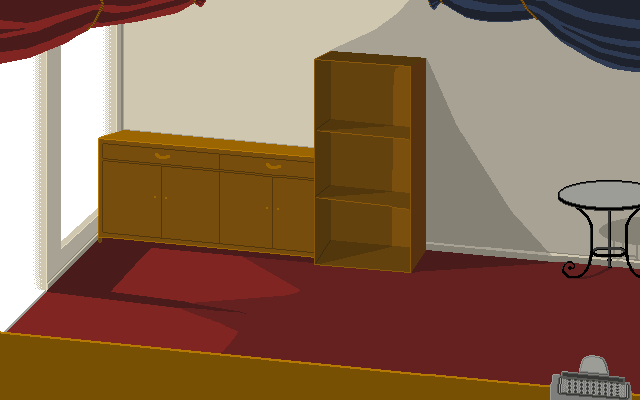
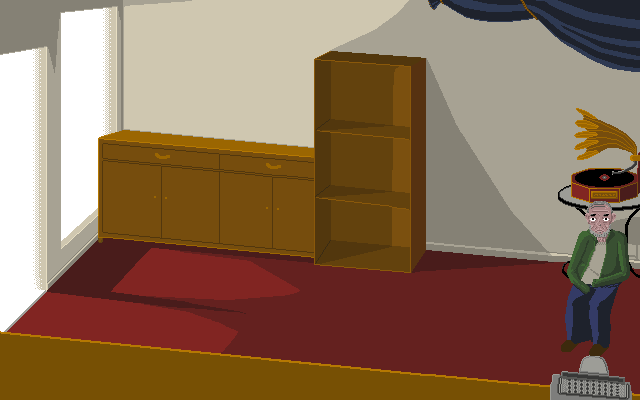
Two versions of the same layered image (640x400). Layer-by-layer changes:
added group "Papy #1" with 3 layers above "objects" over bbox(561, 201, 630, 356)
added layer "Papy" in group "Papy #1" over bbox(561, 201, 630, 356)
added group "objects" with 2 layers above "Counter" over bbox(0, 3, 640, 356)
added layer "Phonograph" in group "objects" over bbox(571, 108, 640, 203)
added group "Day" with 2 layers over bbox(0, 0, 640, 356)
moved "Drapes" into group "Day", painted on it over bbox(0, 0, 206, 72)
moved "Arrière-plan" into group "Day", painted on it over bbox(0, 0, 640, 356)
